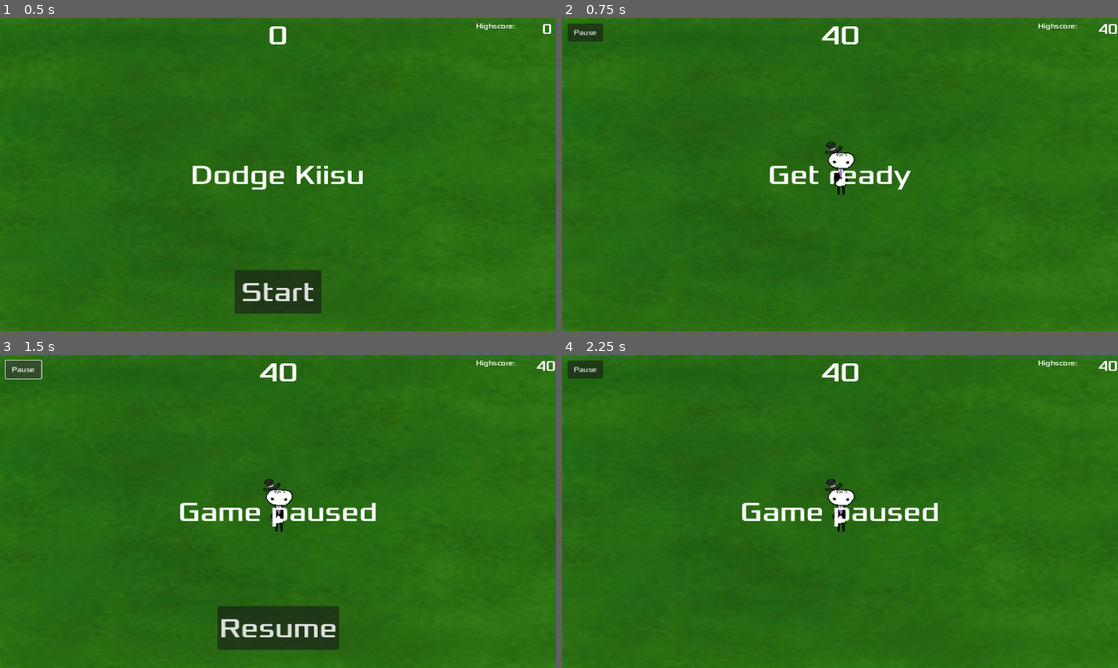
Above: before the commit, frames 1-4 (two rows, left to right).
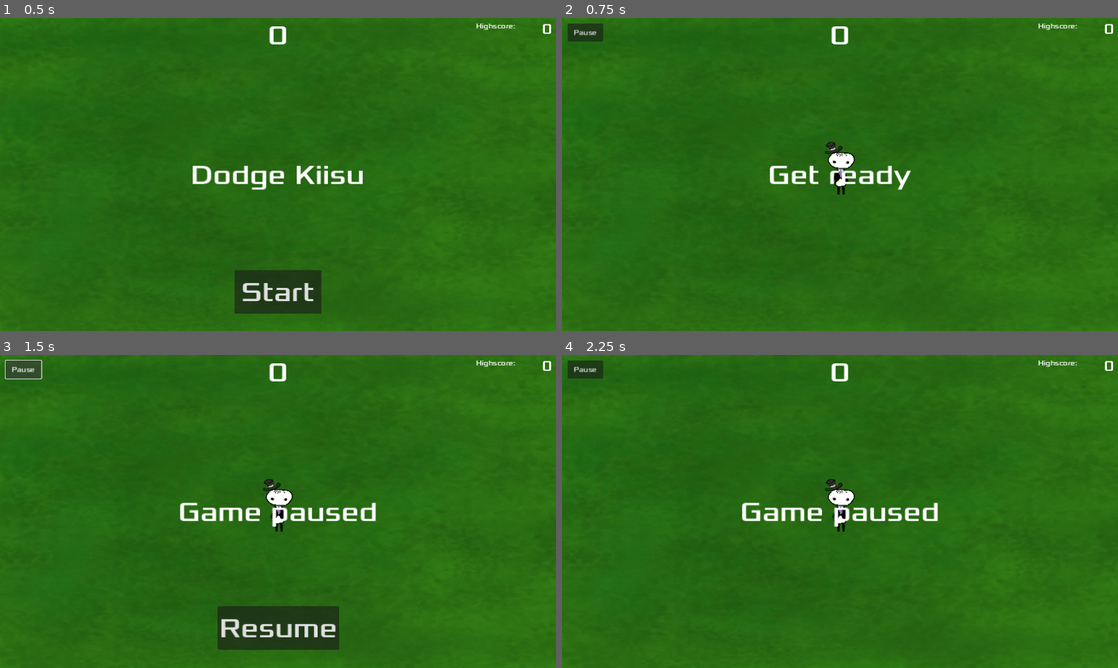
Above: after the commit, the same moments.

Repository: ebistu/dis-guys-a-cat-allergic
Game: Godot game, scene res://scenes/main.tscn
Same seed, same stepped clock (60 frames per second), same inputs: the game is played once before the commit and once after it.
Inputs:
- Up to frame 1 (0.5 s): no input
- Up to frame 2 (0.75 s): click "Start" at 0.5 s
- Up to frame 3 (1.5 s): click "Pause" at 1.25 s
- Up to frame 4 (2.25 s): click "Resume" at 2 s

Frame 1 is identical in both runs. In frame 2, 0.3% of the frame differs, in the area x 46-100%, y 1-9%; in frame 3, 0.3%; in frame 4, 0.3%.

Commit message:
trying to get multiplayer working

Diff:
--- a/scenes/BossPath.gd
+++ /dev/null
@@ -1,4 +0,0 @@
-extends Path2D
-
-func _physics_process(delta):
-	pass
--- a/scenes/characters/boss_kiisu.tscn
+++ b/scenes/characters/boss_kiisu.tscn
@@ -9,7 +9,7 @@
 [node name="boss_kiisu" type="RigidBody2D"]
 
 [node name="Sprite2D" type="Sprite2D" parent="."]
-position = Vector2(24, 0)
+position = Vector2(-8, -16)
 scale = Vector2(0.2, 0.2)
 texture = ExtResource("1_8rqdh")
 flip_h = true
--- a/scenes/characters/kiisu.tscn
+++ b/scenes/characters/kiisu.tscn
@@ -93,6 +93,7 @@
 collision_mask = 0
 gravity_scale = 0.0
 script = ExtResource("1_xm0xp")
+metadata/_edit_group_ = true
 
 [node name="AnimatedSprite2D" type="AnimatedSprite2D" parent="."]
 position = Vector2(16, -24)
--- a/scenes/collectibles/powerup_shrink.tscn
+++ b/scenes/collectibles/powerup_shrink.tscn
@@ -33,6 +33,7 @@
 script = ExtResource("1_2pfsy")
 
 [node name="AnimatedSprite2D" type="AnimatedSprite2D" parent="."]
+scale = Vector2(0.56, 0.56)
 sprite_frames = SubResource("SpriteFrames_y1s7f")
 animation = &"powerup"
 
--- a/scenes/main.gd
+++ b/scenes/main.gd
@@ -26,7 +26,7 @@
 	powerupIndex = 0
 
 func new_game():
-	score = 40
+	score = 0
 	$Player.start($StartPosition.position)
 	$StartTimer.start()
 	$HUD.update_score(score)
--- /dev/null
+++ b/scenes/multiplayer_controller.gd
@@ -0,0 +1,48 @@
+extends Control
+
+@export var address = "127.0.0.1"
+@export var port = 8910
+var peer
+
+# Called when the node enters the scene tree for the first time.
+func _ready():
+	multiplayer.peer_connected.connect(peer_connected)
+	multiplayer.peer_disconnected.connect(peer_disconnected)
+	multiplayer.connected_to_server.connect(connected_to_server)
+	multiplayer.connection_failed.connect(connection_failed)
+
+func peer_connected(id):
+	print("Player connected " + str(id))
+
+func peer_disconnected(id):
+	print("Player disconnected " + str(id))
+
+func connected_to_server():
+	print("Player connected to server")
+
+func connection_failed():
+	print("Failed to connect")
+# Called every frame. 'delta' is the elapsed time since the previous frame.
+func _process(delta):
+	pass
+
+
+func _on_host_button_button_down():
+	peer = ENetMultiplayerPeer.new()
+	var error = peer.create_server(port, 6)
+	if error != OK:
+		print("cannot host: " + error)
+	peer.get_host().compress(ENetConnection.COMPRESS_RANGE_CODER)
+	multiplayer.set_multiplayer_peer(peer)
+	print("waiting for players")
+
+func _on_join_button_button_down():
+	peer = ENetMultiplayerPeer.new()
+	peer.create_client(address, port)
+	peer.get_host().compress(ENetConnection.COMPRESS_RANGE_CODER)
+
+
+
+
+func _on_start_button_button_down():
+	pass # Replace with function body.
--- /dev/null
+++ b/scenes/multiplayer_controller.tscn
@@ -0,0 +1,41 @@
+[gd_scene load_steps=2 format=3 uid="uid://bua2fp70xec5n"]
+
+[ext_resource type="Script" path="res://scenes/multiplayer_controller.gd" id="1_tkfca"]
+
+[node name="MultiplayerController" type="Control"]
+layout_mode = 3
+anchors_preset = 15
+anchor_right = 1.0
+anchor_bottom = 1.0
+grow_horizontal = 2
+grow_vertical = 2
+script = ExtResource("1_tkfca")
+
+[node name="StartButton" type="Button" parent="."]
+offset_left = 304.0
+offset_top = 64.0
+offset_right = 368.0
+offset_bottom = 96.0
+text = "Start
+"
+
+[node name="JoinButton" type="Button" parent="."]
+offset_left = 216.0
+offset_top = 64.0
+offset_right = 280.0
+offset_bottom = 96.0
+text = "Join
+"
+
+[node name="HostButton" type="Button" parent="."]
+layout_mode = 0
+offset_left = 128.0
+offset_top = 64.0
+offset_right = 192.0
+offset_bottom = 96.0
+text = "Host
+"
+
+[connection signal="button_down" from="StartButton" to="." method="_on_start_button_button_down"]
+[connection signal="button_down" from="JoinButton" to="." method="_on_join_button_button_down"]
+[connection signal="button_down" from="HostButton" to="." method="_on_host_button_button_down"]
